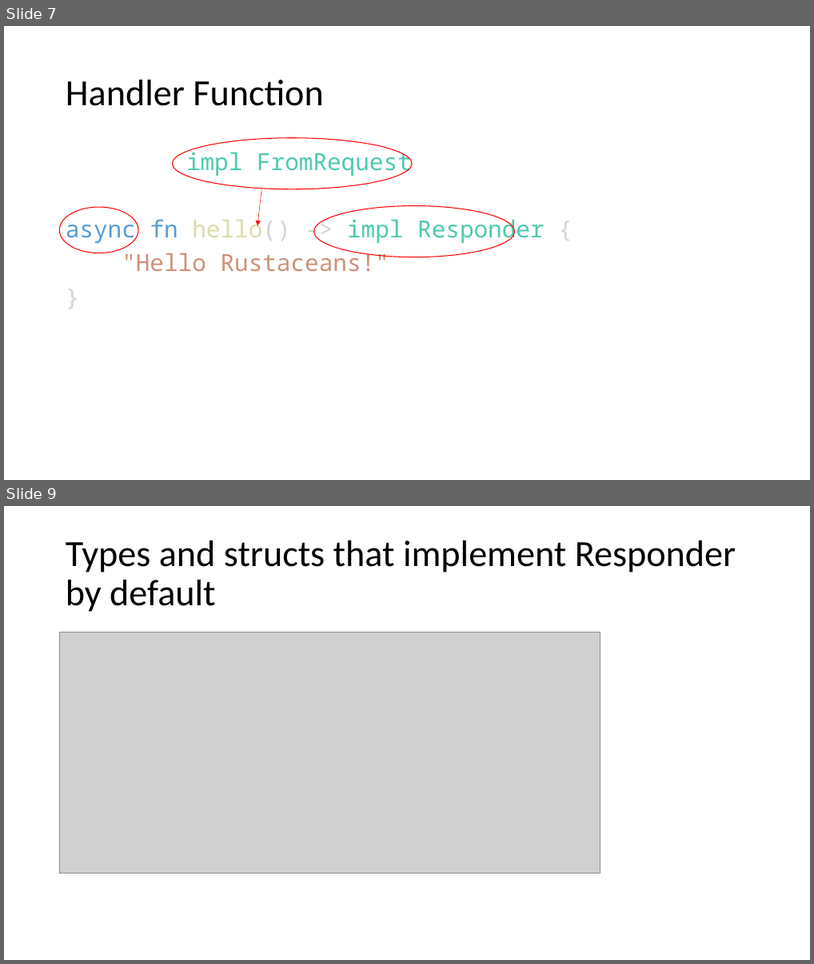
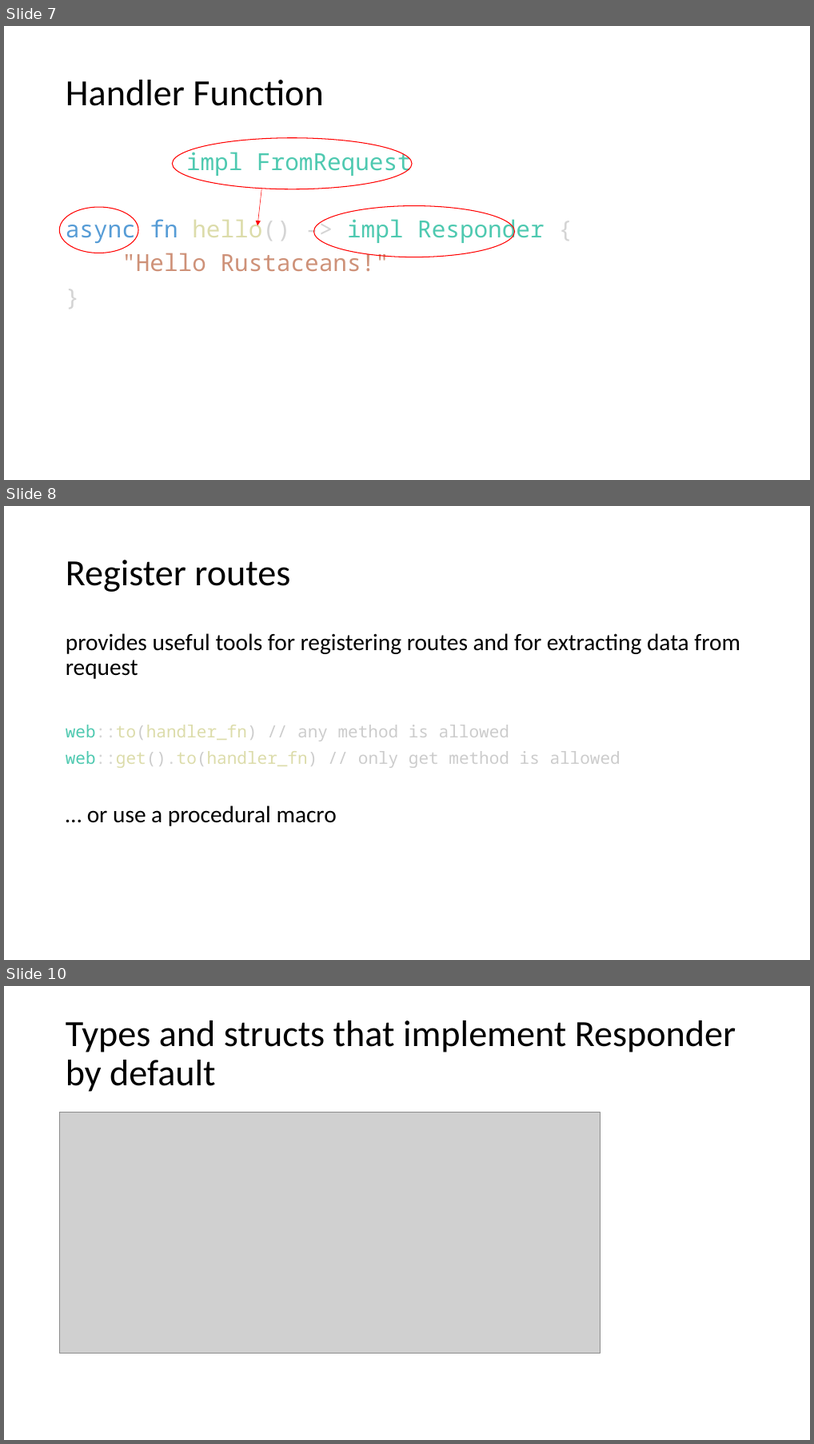
Before and after one commit to floscodes/actix_talk, a slide deck: Pres.pptx. Shown one above the other, each under a label of ours: slides 7 and 9 before the commit, slides 7, 8 and 10 after it; the slides between them are not shown. The pictures are 814x964 and 814x1444 pixels, drawn with LibreOffice and Linux fonts; fonts in the diff are those of the drawing; grey boxes stand for pictures. Boxes give left, top, right and bottom in pixels: in the first picture for what was removed or moved away, otherwise in the second. Text is boxed around its words. In the diff, an @@ line names an element or a change of style, - is before the commit and + after.

```diff
--- a/Pres.pptx
+++ b/Pres.pptx
@@ slide 8 added at <box>4,506,810,960</box>, background #FFFFFF @@
@@ title added at <box>66,560,290,592</box>, 44 pt, text #000000 @@
+Register routes
@@ text added at <box>66,633,741,826</box>, 28 pt, text #000000 @@
+provides useful tools for registering routes and for extracting data from request
+web::to(handler_fn) // any method is allowed
+web::get().to(handler_fn) // only get method is allowed
+… or use a procedural macro
@@ what was slide 9 is now slide 10 @@
```
Also in this commit, not shown: 2 slides changed, 2 other files.
